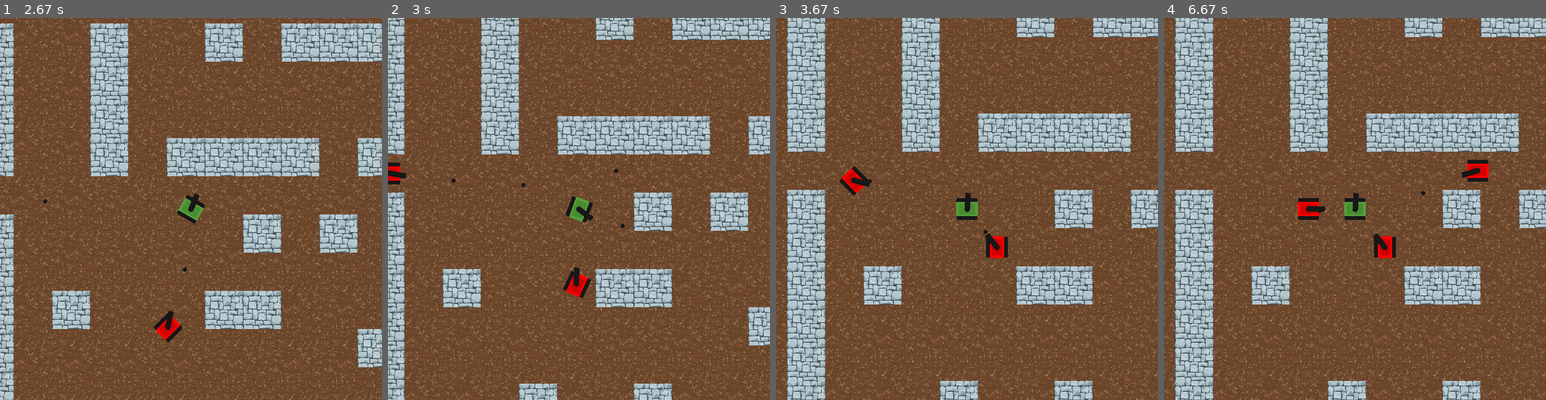
Above: before the commit, frames 1-4 (left to right).
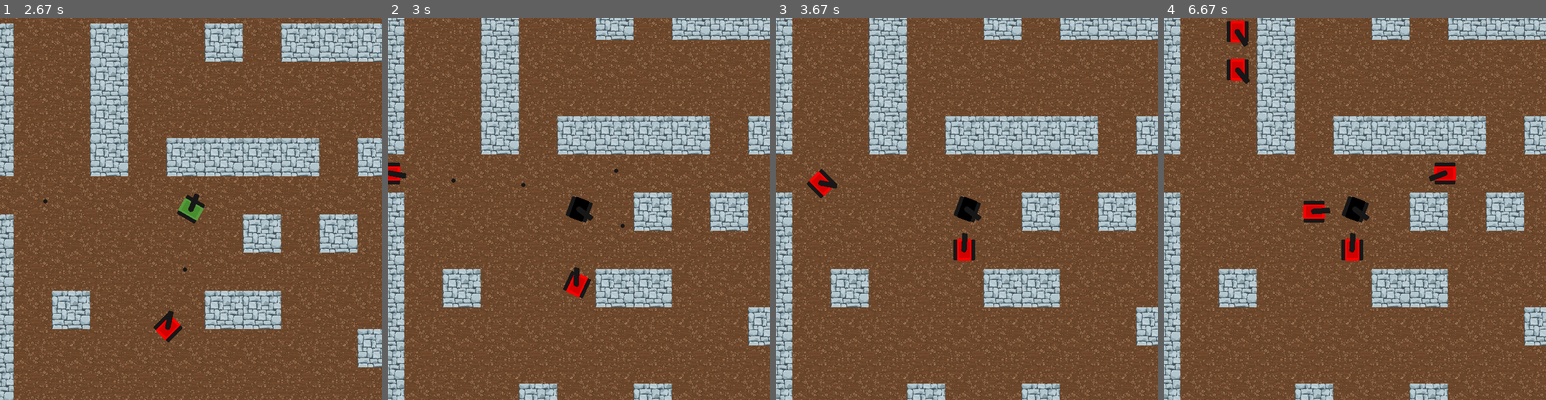
Above: after the commit, the same moments.

Repository: Camleaf/ICS3U
Game: pygame game, started from U3/main.py
Two runs of this game, one before a commit and one after it. Both use one fixed random seed, a clock stepped at 60 frames per second and the inputs below.
Inputs (mouse positions are in pixels of both pictures, inside the frame that each line leads up to):
- Up to frame 1 (2.67 s): hold Space 0.33-0.8 s; hold D 0.33-0.8 s; move the mouse to (175, 224) at 0.37 s; hold D 0.83-1.3 s; move the mouse to (313, 197) at 0.87 s; tap Space at 0.9, 1.2, 1.4, 1.73, 2.03, 2.23, 2.53 s; hold W 1.33-1.63 s; move the mouse to (99, 212) at 1.37 s; hold D 1.67-2.13 s; move the mouse to (72, 151) at 1.7 s; hold A from 2.17 s (still down); move the mouse to (248, 75) at 2.2 s
- Up to frame 2 (3 s): release A at 2.7 s; hold S from 2.73 s (still down); move the mouse to (624, 243) at 2.77 s; tap Space at 2.8 s
- Up to frame 3 (3.67 s): release S at 3.03 s; hold A 3.07-3.47 s; move the mouse to (974, 79) at 3.1 s; tap Space at 3.13, 3.43 s
- Up to frame 4 (6.67 s): no input

Frame 1 is identical in both runs. In frame 2, 0.2% of the frame differs, in the area x 47-53%, y 46-54%; in frame 3, 51%; in frame 4, 52%, in the area x 0-100%, y 0-100%.

Commit message:
Add human and bot image placeholder on death, add gameover flag. No intro, outro, or midgame screens yet but it should be fine

Diff:
--- a/U3/main.py
+++ b/U3/main.py
@@ -37,7 +37,7 @@
 
 camera_x = player.camera_x
 camera_y = player.camera_y
-
+game_end = False
 
 # mainloop
 tick = 0
@@ -66,9 +66,11 @@
         if keys_pressed[pg.K_q]:
             time.sleep(10)
         if keys_pressed[pg.K_SPACE]:
+
             if tick > 20:
                 tick = 0
-                player.magazine.create_bullet(player.turret.rotation,player.camera_x,player.camera_y)
+                player.fire()
+
 
 
 
@@ -78,6 +80,11 @@
     enemies.move(player)
     screen.render(player, player_container, walls, enemies)
 
+    if not player.is_alive:
+        game_end = True
+        enemies.end_game()
+
+
     pg.display.flip()
     tick = (tick%60) + 1
     clock.tick(60)
--- a/U3/utils/enemies/enemy.py
+++ b/U3/utils/enemies/enemy.py
@@ -52,6 +52,7 @@
         self.path = []
         self.activated = False
         self.pathfinding_active = False
+        self.game_end = False
         self.cur_move_target = (self.x,self.y)
         self.grid = copy.deepcopy(grid)
         self.id = identity
@@ -309,10 +310,10 @@
 
         return [start_node.position]
 
-    def shoot(self):
-        ...
+
 
     def raycast(self, bullet_speed):
+        if self.game_end: return False
         """Sends a ray using the vector a bullet would take to determine line of sight and whether or not the path is unobstructed"""
         # use the wall detection system from the grid that I used and make 1 check every 20 frames (1 per 20 iterations to limit lag)
         # start rotation code derived in the bullet class
--- a/U3/utils/enemies/main.py
+++ b/U3/utils/enemies/main.py
@@ -26,6 +26,11 @@
         self.stocks = stocks
         self.cur_id = 0
         self.walls = walls
+        # init the surface which holds the image of all the dead enemies
+        self.dead_surf:pg.Surface = pg.Surface([GAME_BASE,GAME_HEIGHT])
+        self.dead_surf.set_colorkey((255,255,255))
+        self.dead_surf.fill(WHITE)
+        # end init
         self.magazine = Magazine("bot",walls,GAME_BASE,GAME_HEIGHT,DISPLAY_BASE,DISPLAY_HEIGHT)
         self.create_pathfinding_grid(walls)
         self.create_units(walls, camera_x, camera_y)
@@ -110,22 +115,40 @@
         for unit in self.units:
             if unit.id != id:
                 new.append(unit)
+            else:
+                self.add_to_dead(unit)
+
+
         self.units = new
         if self.stocks != 0:
-            self.create_indiv()
+            self.create_indiv() # add cam x and cam y to this
 
+    def add_to_dead(self, unit:Enemy):
+        unit.image_orig = pg.Surface([unit.width,unit.height])
+        unit.image_orig.set_colorkey((255,255,255))
+        unit.image_orig.fill(WHITE)
+
+        pg.draw.rect(unit.image_orig,OFF_BLACK, (0, 1, unit.width, unit.height-2), border_radius=2)
+        pg.draw.rect(unit.image_orig, BLACK, (7,0,unit.width-14,unit.height),border_radius=2)
+        pg.draw.rect(unit.image_orig,BLACK,(unit.width/2-10, unit.height/2-15,20,30),border_radius=2)
+        unit.rotate(0)
+
+
+        self.dead_surf.blit(unit.image, (unit.x+unit.offset-unit.rot_offset, unit.y+unit.offset-unit.rot_offset))
+        self.dead_surf.blit(unit.turret.image, (unit.x+unit.turret.offset-unit.turret.rot_offset, unit.y+unit.turret.offset-unit.turret.rot_offset))
 
     def move(self,player):
         self.magazine.update_bullets(self,player)
         for i in range(len(self.units)):
             self.units[i].move(self.units)
 
-    def render(self, DISPLAY, camera_x, camera_y):
+    def render(self, DISPLAY:pg.Surface, camera_x:int, camera_y:int):
         # very much a temporary render function
         for unit in self.units:
             #print(unit.x-camera_x+self.GAME_BASE//2, unit.y-camera_y+self.GAME_HEIGHT//2)
             unit.player_pass(camera_x,camera_y)
 
+            DISPLAY.blit(self.dead_surf, (-camera_x+self.DISPLAY_BASE/2, -camera_y+self.DISPLAY_HEIGHT/2))
             DISPLAY.blit(unit.image, (unit.x-camera_x+self.DISPLAY_BASE//2+self.offset-unit.rot_offset, unit.y-camera_y+self.DISPLAY_HEIGHT//2+self.offset-unit.rot_offset))
             DISPLAY.blit(unit.turret.image, (unit.x-camera_x+self.DISPLAY_BASE//2+unit.turret.offset-unit.turret.rot_offset, unit.y-camera_y+self.DISPLAY_HEIGHT//2+unit.turret.offset-unit.turret.rot_offset))
 
@@ -141,6 +164,12 @@
                     temp.append(0)
             self.grid.append(temp)
 
+    def end_game(self):
+        for unit in self.units:
+            # when game end is True, it only turns off shooting => I want them to swarm around the player after death just not shoot
+            unit.game_end = True
+            unit.activated = True
+
     def check_shots(self,tick):
             for unit in self.units:
                 if unit.activated:
--- a/U3/utils/player/main.py
+++ b/U3/utils/player/main.py
@@ -57,6 +57,7 @@
        self.magazine = Magazine("player", walls, self.GAME_BASE, self.GAME_HEIGHT, self.DISPLAY_BASE, self.DISPLAY_HEIGHT)
 
     def move(self, x, y, units):
+        if not self.is_alive: return
         self.turret.rotation_manager() #may have to optimize so that this doesn't run every time but for now it should work
 
         if self.width/2 < self.camera_x + x < self.GAME_BASE - self.width/2:
@@ -192,8 +193,21 @@
     def game_over(self):
        """Calls all necessary game over function"""
        # creates game over
-       ...
-
+       self.is_alive = False
+       self.image_orig = pg.Surface([self.width,self.height])
+       self.image_orig.set_colorkey((255,255,255))
+       self.image_orig.fill(WHITE)
+
+       pg.draw.rect(self.image_orig,OFF_BLACK, (0, 1, self.width, self.height-2), border_radius=2)
+       pg.draw.rect(self.image_orig, BLACK, (7,0,self.width-14,self.height),border_radius=2)
+       pg.draw.rect(self.image_orig,BLACK,(self.width/2-10, self.height/2-15,20,30),border_radius=2)
+       self.rotate(0)
+       # change appearance
+
+
+    def fire(self):
+       if not self.is_alive: return
+       self.magazine.create_bullet(self.turret.rotation,self.camera_x,self.camera_y)
 
 def Create_Container(player):
   """Creates a container which wraps the player for render. \nInput : object of class Player.\nOutput : pg.sprite.Group() object containing player object"""
Not shown, changed: U3/readme.md
